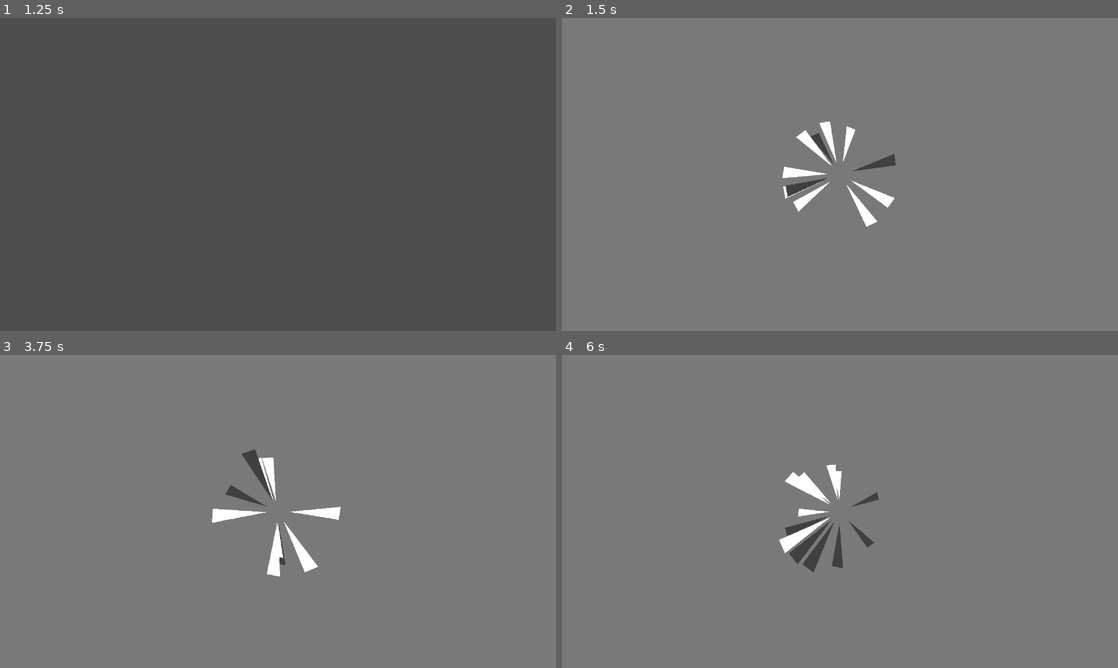
Above: before the commit, frames 1-4 (two rows, left to right).
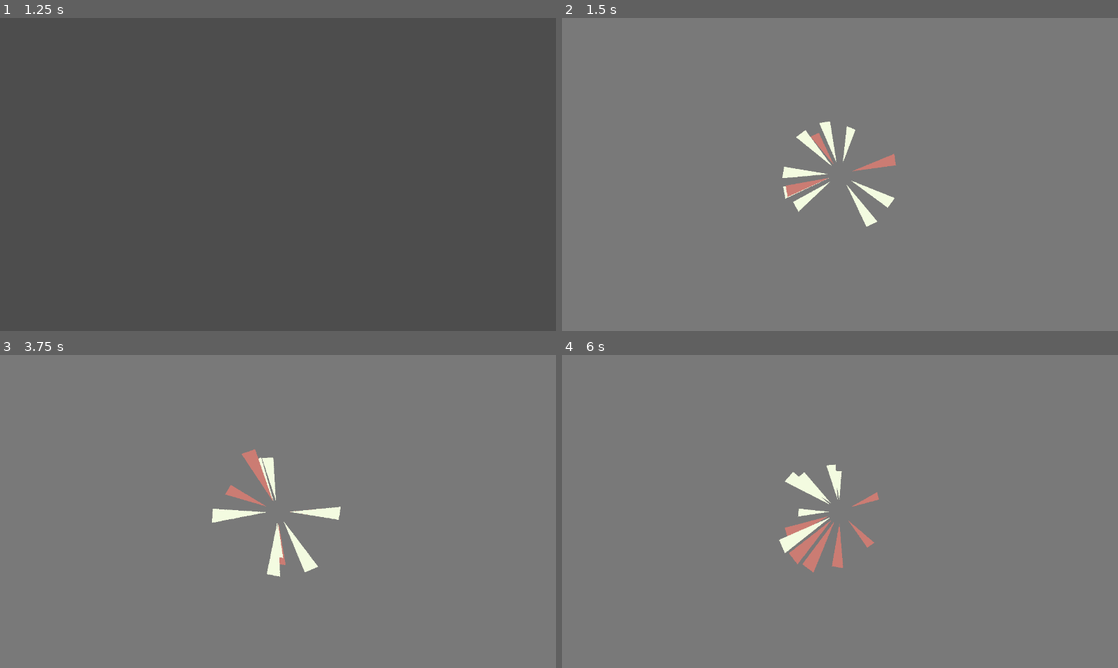
Above: after the commit, the same moments.

Repository: brenioks/Philosophers-Pit-Effects-Port
Game: Godot game, scene res://parry/scenes/main_parry.tscn
Same seed, same stepped clock (60 frames per second), same inputs: the game is played once before the commit and once after it.
Inputs (mouse positions are in pixels of both pictures, inside the frame that each line leads up to):
- Up to frame 1 (1.25 s): tap Enter at 0.5 s; move the mouse to (400, 158) at 0.52 s; hold Right mouse button (parry) from 0.53 s (still down)
- Up to frame 2 (1.5 s): tap Space at 1.25 s; move the mouse to (728, 190) at 1.27 s; release Right mouse button (parry) at 1.28 s; right-click (728, 190) at 1.35 s
- Up to frame 3 (3.75 s): move the mouse to (333, 442) at 2.02 s; hold Right mouse button (parry) 2.03-2.78 s; tap Enter at 2.75 s; move the mouse to (250, 574) at 2.77 s; right-click (250, 574) at 2.85 s; tap Space at 3.5 s; move the mouse to (444, 558) at 3.52 s; hold Right mouse button (parry) from 3.53 s (still down)
- Up to frame 4 (6 s): move the mouse to (673, 464) at 4.27 s; release Right mouse button (parry) at 4.28 s; right-click (673, 464) at 4.35 s; tap Enter at 5 s; move the mouse to (867, 511) at 5.02 s; hold Right mouse button (parry) 5.03-5.78 s; tap Space at 5.75 s; move the mouse to (756, 433) at 5.77 s; right-click (756, 433) at 5.85 s

Frame 1 is identical in both runs. In frame 2, 1.4% of the frame differs, in the area x 39-61%, y 33-67%; in frame 3, 1.5%; in frame 4, 1.6%, in the area x 39-57%, y 35-70%.

Commit message:
Added Philosopher's Pit palette to the particles

Diff:
--- /dev/null
+++ b/assets/palette_ramp.tres
@@ -0,0 +1,6 @@
+[gd_resource type="Gradient" format=3 uid="uid://bvbddtxa3y3bx"]
+
+[resource]
+interpolation_mode = 1
+offsets = PackedFloat32Array(0, 0.25, 0.5, 0.75)
+colors = PackedColorArray(0.9372549, 0.9764706, 0.8392157, 1, 0.7294118, 0.3137255, 0.26666668, 1, 0.47843137, 0.10980392, 0.29411766, 1, 0.105882354, 0.011764706, 0.14901961, 1)
--- a/parry/scenes/main_parry.tscn
+++ b/parry/scenes/main_parry.tscn
@@ -15,9 +15,10 @@
 _data = [Vector2(0, 0.6516855), 0.0, 16.694584, 0, 0, Vector2(0.25550663, 2), 0.0, 0.0, 0, 0, Vector2(1, 0), -8.926981, 0.0, 0, 0]
 point_count = 3
 
-[sub_resource type="Gradient" id="Gradient_o5qli"]
+[sub_resource type="Gradient" id="Gradient_01ppk"]
 interpolation_mode = 1
 offsets = PackedFloat32Array(0, 0.5)
+colors = PackedColorArray(0.7294118, 0.3137255, 0.26666668, 1, 0.9372549, 0.9764706, 0.8392157, 1)
 
 [node name="Parry" type="Node2D"]
 script = ExtResource("1_01ppk")
@@ -58,7 +59,7 @@
 split_scale = true
 scale_curve_x = SubResource("Curve_0wfyh")
 scale_curve_y = SubResource("Curve_o5qli")
-color_initial_ramp = SubResource("Gradient_o5qli")
+color_initial_ramp = SubResource("Gradient_01ppk")
 
 [node name="SubViewport" type="SubViewport" parent="CPUParticles2D"]
 transparent_bg = true
Binary file added: assets/ppit_palette.png
Not shown, added: assets/ppit_palette.png.import
